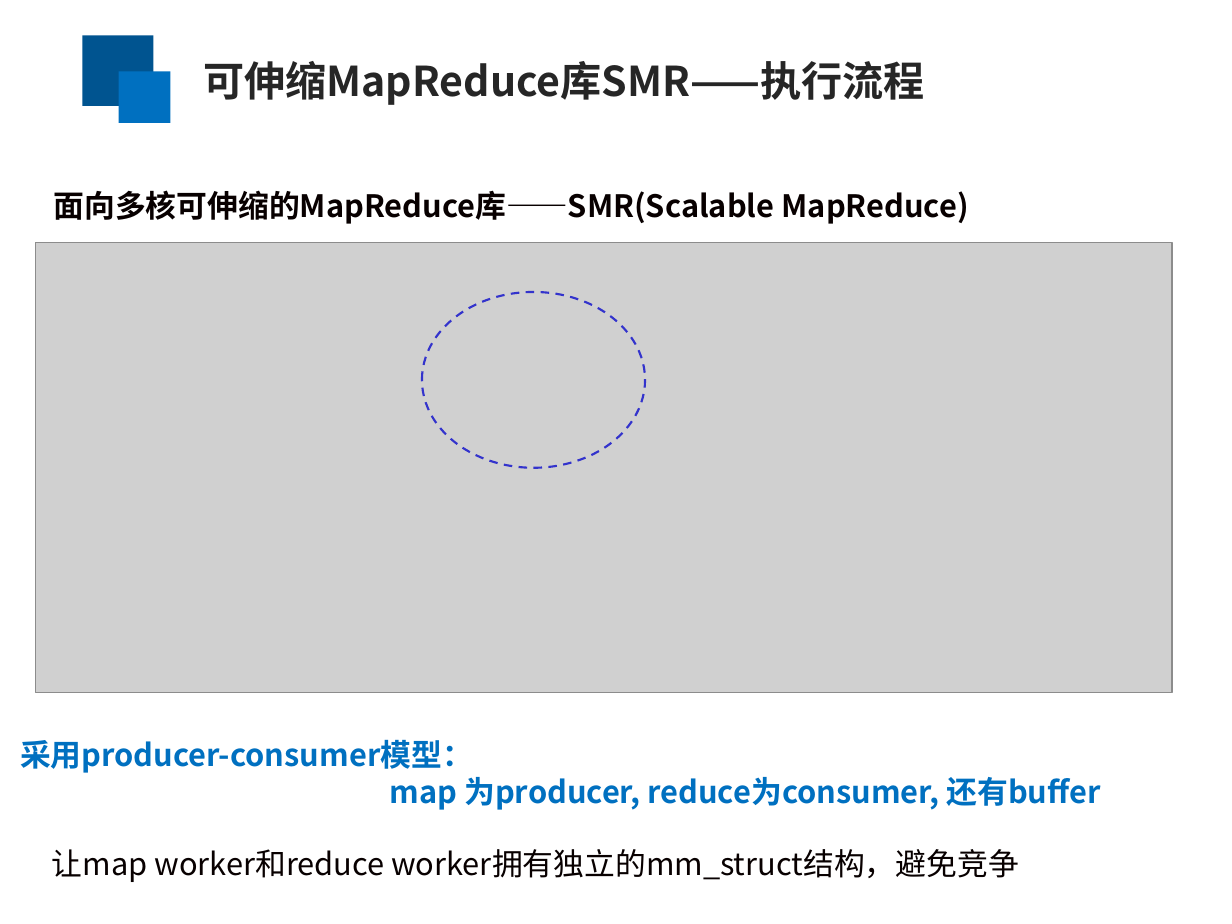
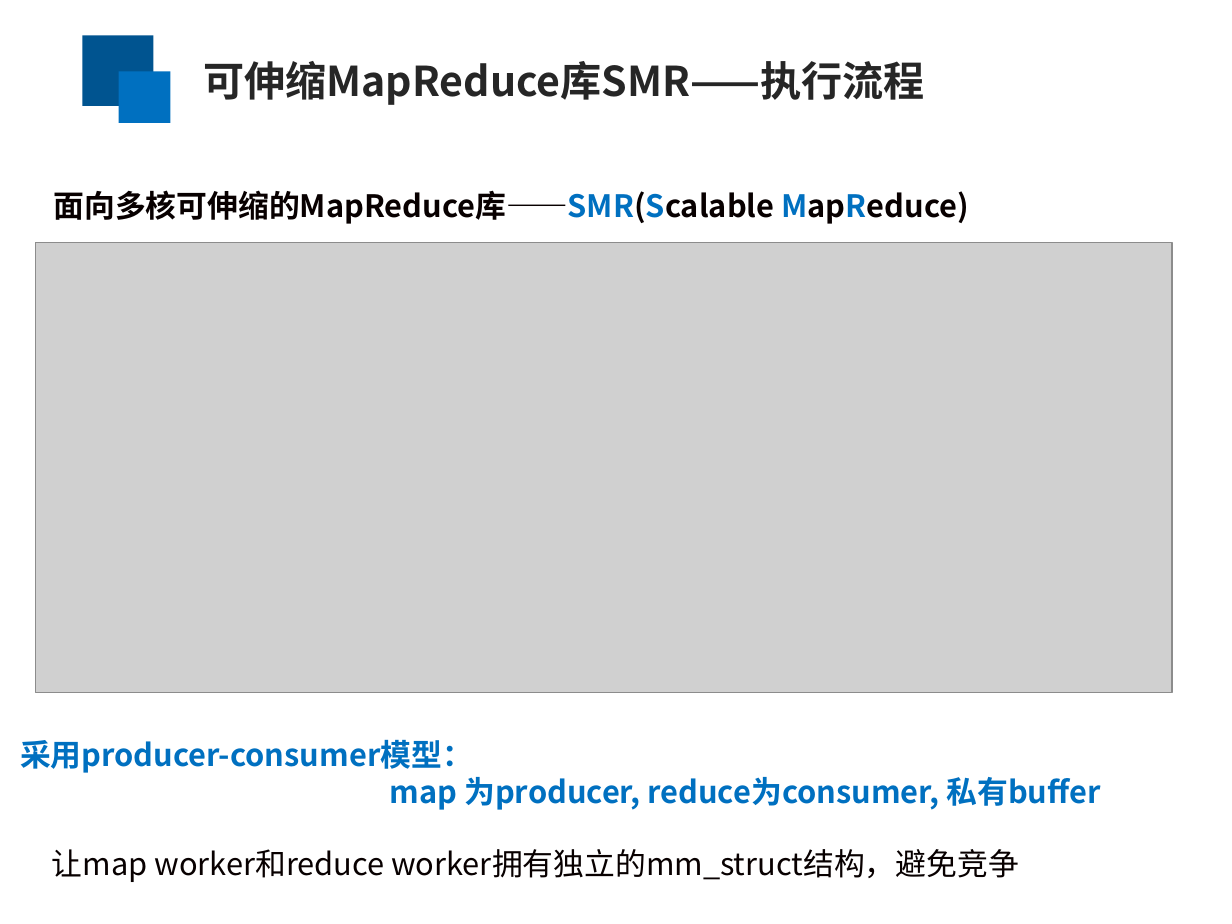
Before and after one commit to yufenyu/work, a slide deck: slide 7 of dmr_paper/paper/chinaSys-2016.ppt. Drawn at 1232x924 pixels with LibreOffice and Linux fonts; fonts in the diff are those of the drawing; grey boxes stand for pictures. Boxes give left, top, right and bottom in pixels: in the first picture for what was removed or moved away, otherwise in the second. Text is boxed around its words. In the diff, an @@ line names an element or a change of style, - is before the commit and + after.

```diff
--- a/dmr_paper/paper/chinaSys-2016.ppt
+++ b/dmr_paper/paper/chinaSys-2016.ppt
@@ text "面向多核可伸缩的MapReduce库——SMR(Scalable MapReduce)" at <box>53,190,968,224</box>: text colour #080000 to #0070C0 in "面向多核可伸缩的MapReduce库——SMR(Scalable MapReduce)" @@
@@ ellipse removed at <box>423,292,646,468</box> @@
@@ text at <box>390,777,1101,810</box>: text changed @@
-map 为producer, reduce为consumer, 还有buffer
+map 为producer, reduce为consumer, 私有buffer
```
Also in this commit, not shown: 14 other slides changed, 4 slides removed.
